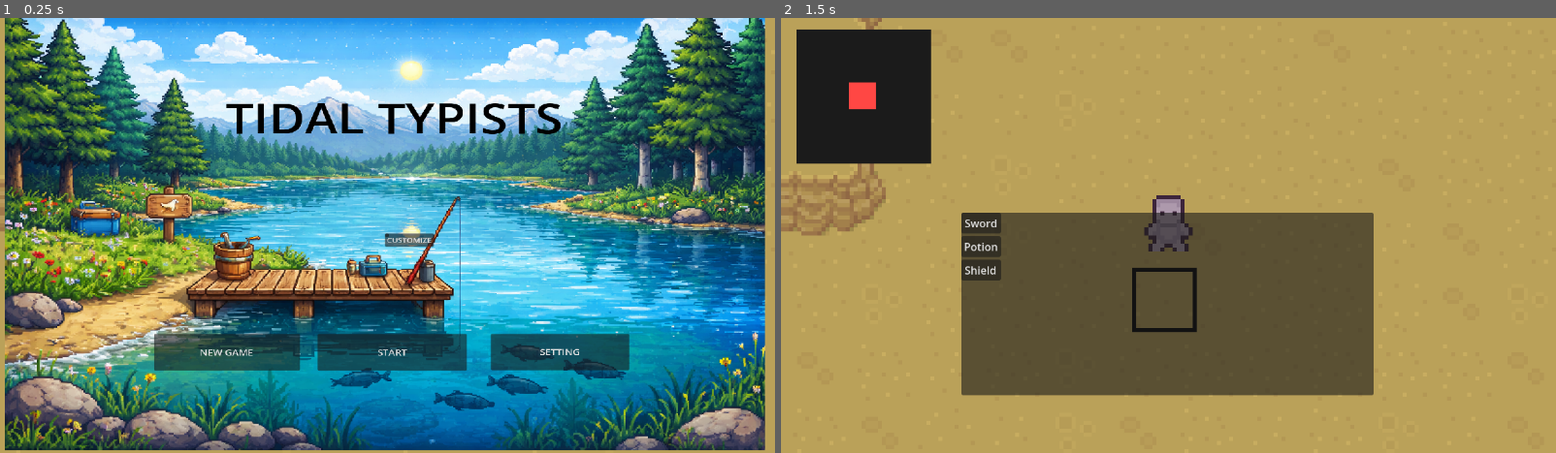
Above: before the commit, frames 1-2 (left to right).
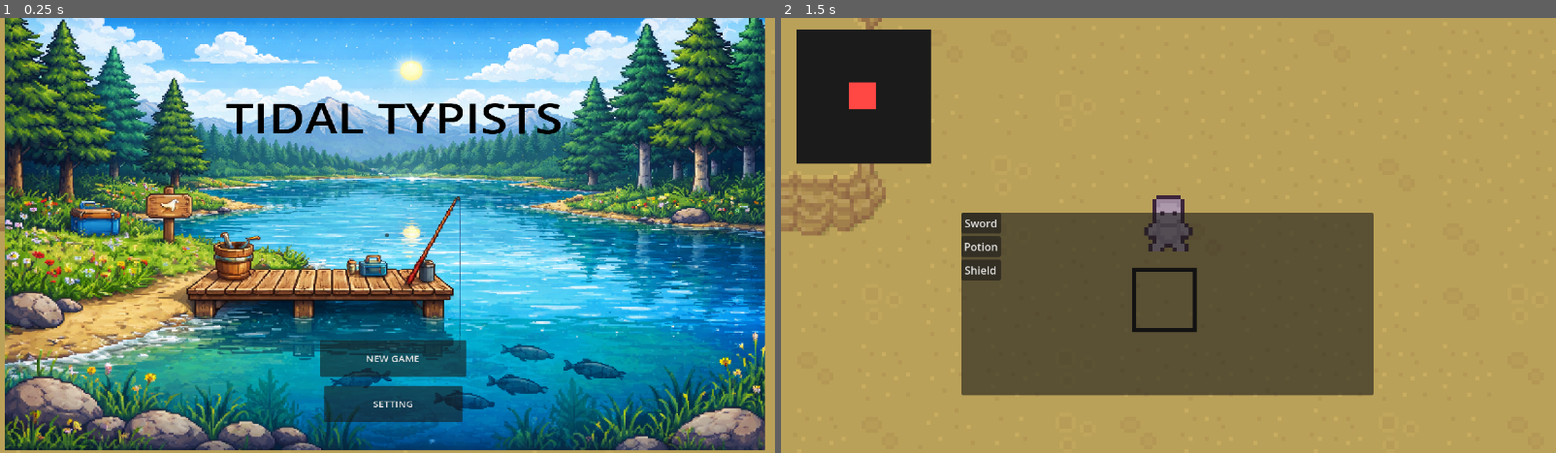
Above: after the commit, the same moments.

Repository: sagedontgo/tidal-typists
Game: Godot game, scene res://scenes/game.tscn
Two runs of this game, one before a commit and one after it. Both use one fixed random seed, a clock stepped at 60 frames per second and the inputs below.
Inputs (mouse positions are in pixels of both pictures, inside the frame that each line leads up to):
- Up to frame 1 (0.25 s): no input
- Up to frame 2 (1.5 s): click (1191, 239) at 0.5 s, where only the run before the commit has a clickable "CUSTOMIZE"; click (1176, 352) at 1.25 s, where only the run before the commit has a clickable "START"

The runs differ from the first frame. In frame 1, 5.5% of the frame differs, in the area x 19-82%, y 49-93%; in frame 2, nothing differs.

Commit message:
Startscreen edits

Diff:
--- a/tidal-typists/scenes/startscreen.tscn
+++ b/tidal-typists/scenes/startscreen.tscn
@@ -25,19 +25,11 @@
 scale = Vector2(0.7353516, 0.63037103)
 texture = ExtResource("1_8hh42")
 
-[node name="Button" type="Button" parent="HBoxContainer/Sprite2D" unique_id=1860235496]
-offset_left = -136.16281
-offset_top = 236.91148
-offset_right = 165.34058
-offset_bottom = 323.6126
-theme_override_font_sizes/font_size = 20
-text = "START"
-
 [node name="Button2" type="Button" parent="HBoxContainer/Sprite2D" unique_id=140113426]
-offset_left = 213.97015
-offset_top = 236.9115
-offset_right = 493.9377
-offset_bottom = 322.54218
+offset_left = -122.7305
+offset_top = 359.70874
+offset_right = 157.23706
+offset_bottom = 445.33942
 theme_override_font_sizes/font_size = 20
 text = "SETTING"
 
@@ -55,18 +47,13 @@
 text = "TIDAL TYPISTS"
 
 [node name="Button4" type="Button" parent="HBoxContainer/Sprite2D" unique_id=1262108747]
-offset_left = -466.84393
-offset_top = 236.91151
-offset_right = -171.5929
-offset_bottom = 323.25574
+offset_left = -130.88985
+offset_top = 251.83575
+offset_right = 164.36119
+offset_bottom = 338.18
 theme_override_font_sizes/font_size = 20
 text = "NEW GAME"
 metadata/_edit_use_anchors_ = true
-
-[node name="Button3" type="Button" parent="HBoxContainer/Sprite2D" unique_id=829848210]
-offset_right = 8.0
-offset_bottom = 8.0
-text = "CUSTOMIZE"
 
 [node name="Button5" type="Button" parent="HBoxContainer/Sprite2D" unique_id=1941845876]
 offset_right = 8.0
@@ -79,4 +66,3 @@
 script = ExtResource("2_m1yxm")
 
 [connection signal="pressed" from="HBoxContainer/Sprite2D/Button4" to="StartMenu" method="_on_button_4_pressed"]
-[connection signal="pressed" from="HBoxContainer/Sprite2D/Button3" to="StartMenu" method="_on_button_3_pressed"]
